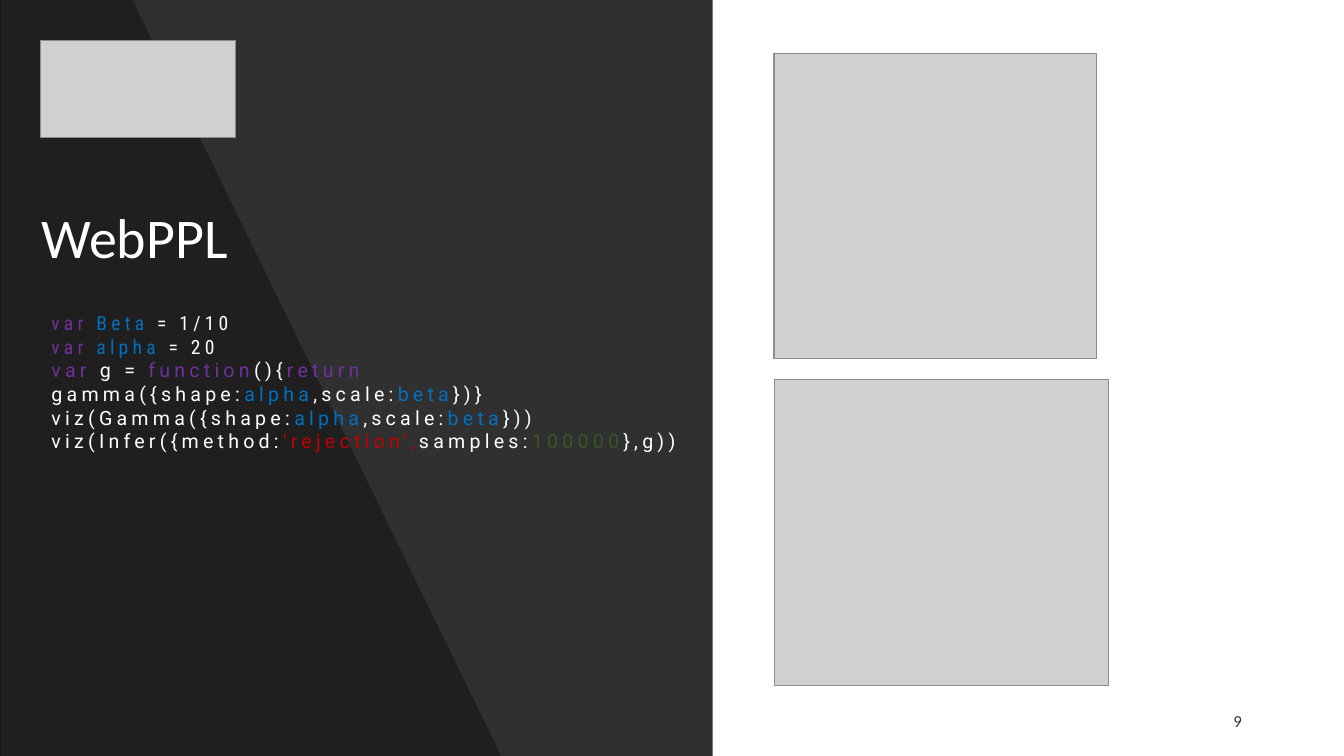
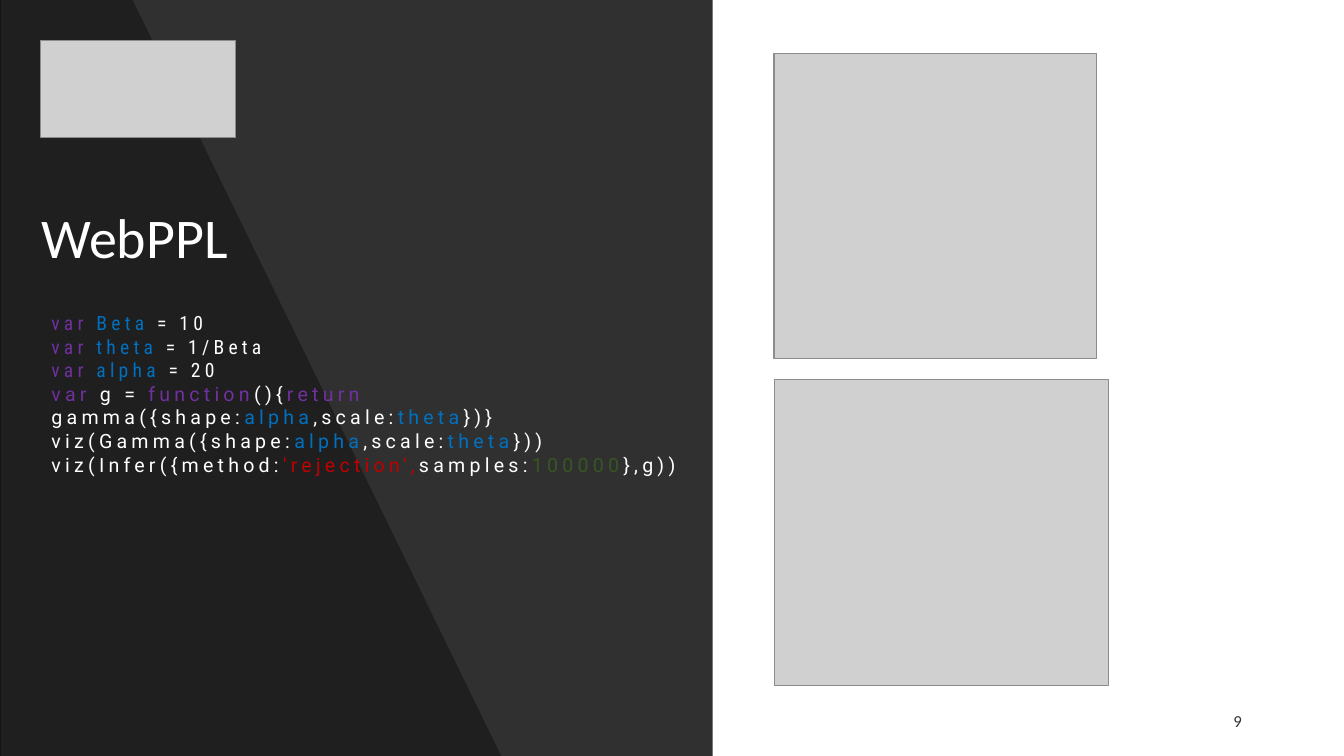
Before and after one commit to RodrigoCoelho7/probabilistic_programming, a slide deck: slide 9 of Short Talks/Poisson and Gamma distributions/Distribuição de Poisson e Gamma.pptx. Drawn at 1344x756 pixels with LibreOffice and Linux fonts; fonts in the diff are those of the drawing; grey boxes stand for pictures. Boxes give left, top, right and bottom in pixels: in the first picture for what was removed or moved away, otherwise in the second. Text is boxed around its words. In the diff, an @@ line names an element or a change of style, - is before the commit and + after.

```diff
--- a/Short Talks/Poisson and Gamma distributions/Distribuição de Poisson e Gamma.pptx
+++ b/Short Talks/Poisson and Gamma distributions/Distribuição de Poisson e Gamma.pptx
@@ text at (51,316,261,355): text changed @@
-var Beta = 1/10
+var Beta = 10
+var theta = 1/Beta
@@ text at (51,385,542,453): text changed @@
-var g = function(){return gamma({shape:alpha,scale:beta})}
-viz(Gamma({shape:alpha,scale:beta}))
+var g = function(){return gamma({shape:alpha,scale:theta})}
+viz(Gamma({shape:alpha,scale:theta}))
```
Also in this commit, not shown: 1 other slide changed.
